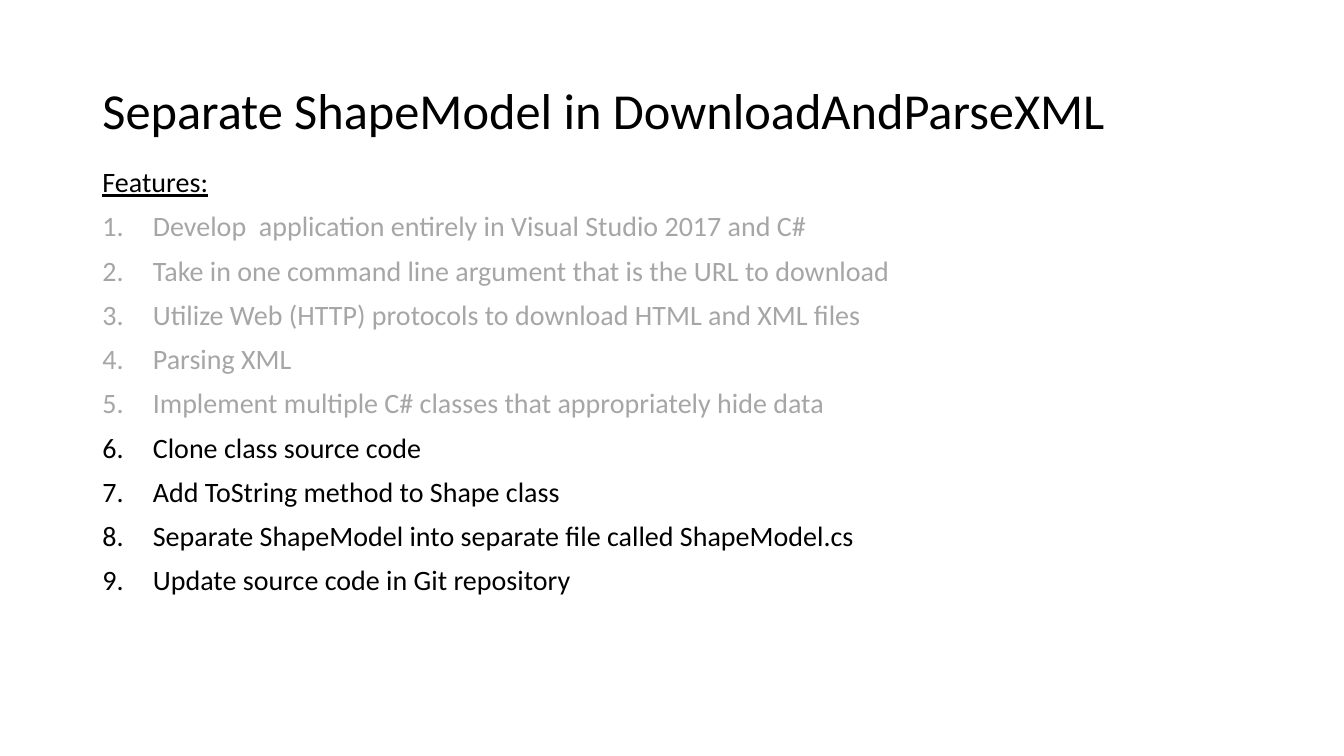
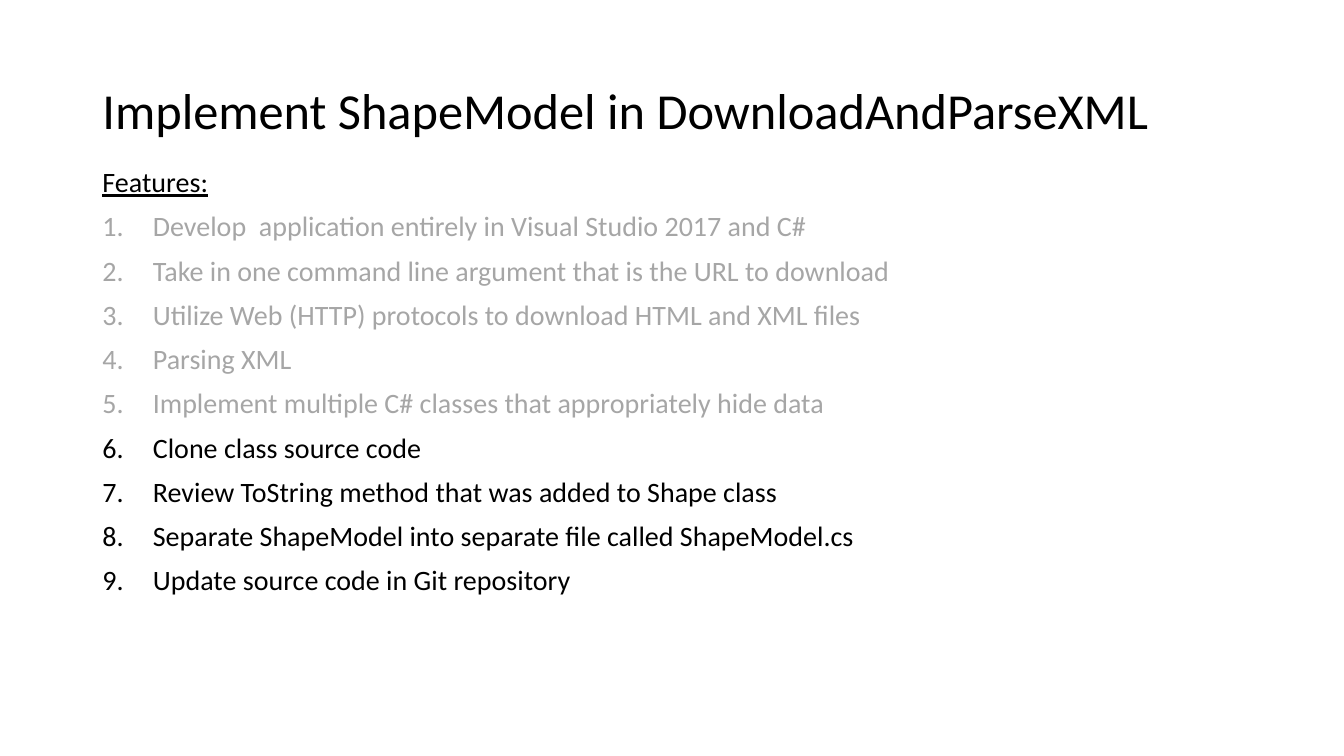
Before and after one commit to EricJPogue/www-epogue-info, a slide deck: slide 29 of CPSC-24500/Week07/2017SpringW07Slides.pptx. Drawn at 1344x756 pixels with LibreOffice and Linux fonts; fonts in the diff are those of the drawing. Boxes give left, top, right and bottom in pixels: in the first picture for what was removed or moved away, otherwise in the second. Text is boxed around its words. In the diff, an @@ line names an element or a change of style, - is before the commit and + after.

```diff
--- a/CPSC-24500/Week07/2017SpringW07Slides.pptx
+++ b/CPSC-24500/Week07/2017SpringW07Slides.pptx
@@ title at (102, 94, 1148, 137): text changed @@
-Separate ShapeModel in DownloadAndParseXML
+Implement ShapeModel in DownloadAndParseXML
@@ text at (153, 482, 777, 507): text changed @@
-7. Add ToString method to Shape class
+7. Review ToString method that was added to Shape class
```
Also in this commit, not shown: 3 other slides changed, 1 other file.
